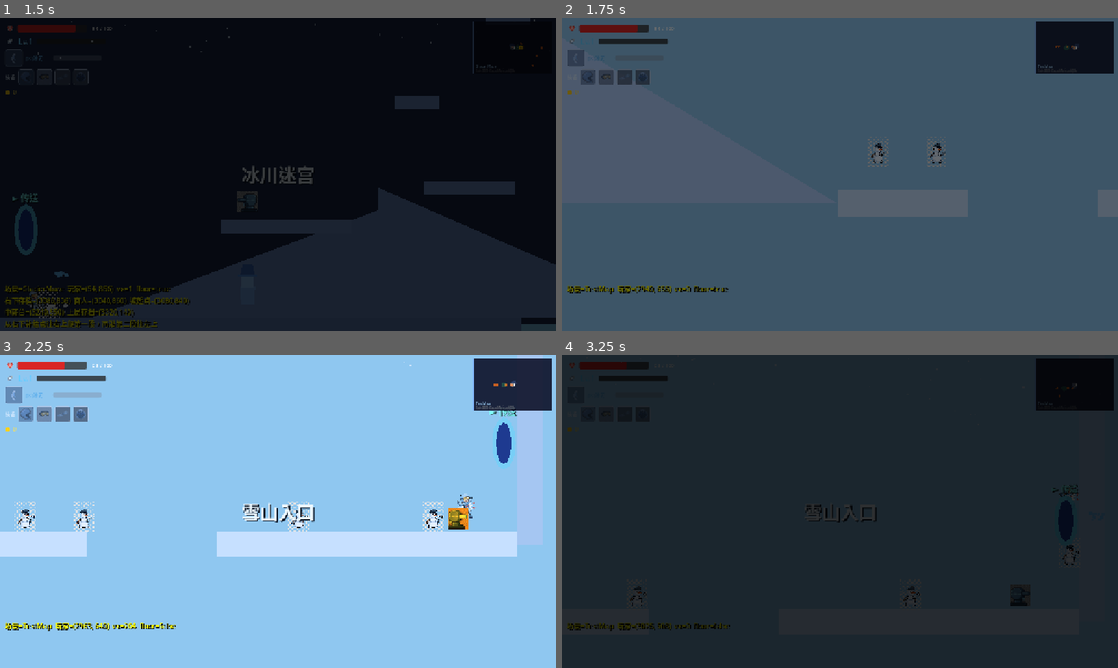
Above: before the commit, frames 1-4 (two rows, left to right).
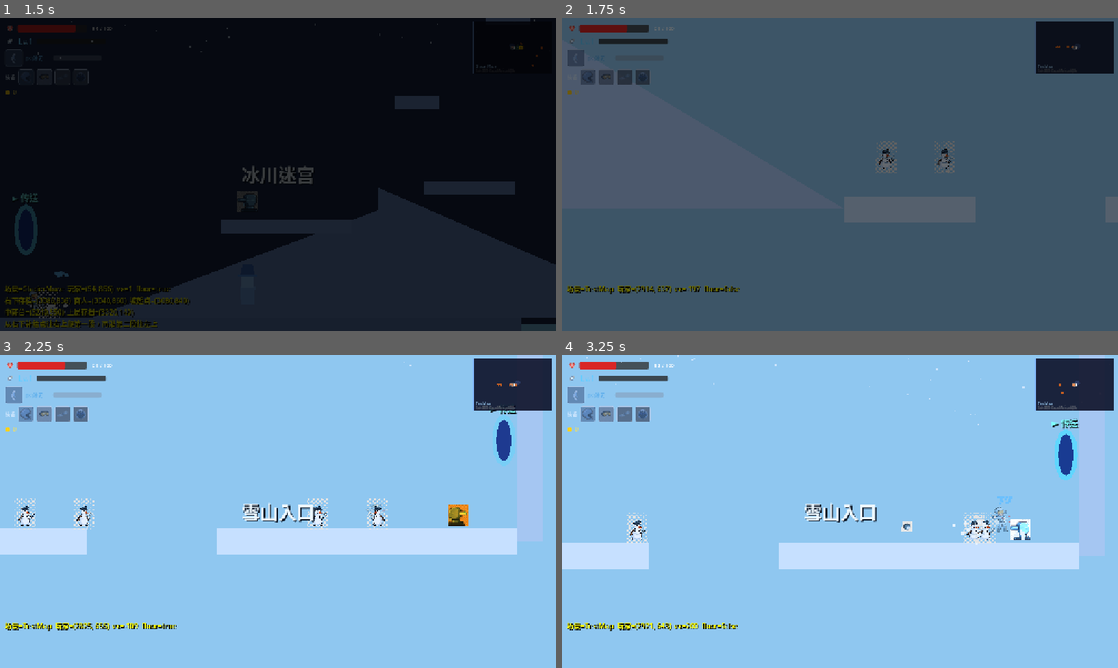
Above: after the commit, the same moments.

Repository: Phyll1s0/SKI-KNIGHT
Game: Godot game, scene res://scenes/maps/GlacierMaze.tscn
Two runs of this game, one before a commit and one after it. Both use one fixed random seed, a clock stepped at 60 frames per second and the inputs below. This scene is started directly instead of the project's main scene.
Inputs (mouse positions are in pixels of both pictures, inside the frame that each line leads up to):
- Up to frame 1 (1.5 s): tap Enter at 0.5 s; move the mouse to (400, 158) at 0.52 s; hold D (move_right) 0.53-1.28 s; tap J (attack) at 0.6, 1.35 s; click (400, 158) at 0.67 s; tap Space (jump) at 0.77 s; move the mouse to (166, 190) at 1.27 s; hold S (brake) from 1.28 s (still down)
- Up to frame 2 (1.75 s): keep holding S (brake); tap Space (jump) at 1.52 s
- Up to frame 3 (2.25 s): move the mouse to (333, 442) at 2.02 s; release S (brake) at 2.03 s; hold D (move_right) from 2.03 s (still down); tap F (interact) at 2.1 s
- Up to frame 4 (3.25 s): tap J (attack) at 2.3, 3.05 s; move the mouse to (812, 574) at 2.77 s; release D (move_right) at 2.78 s; hold Up from 2.78 s (still down); tap Backspace at 2.85 s; click (812, 574) at 2.92 s; tap Space (jump) at 3.02 s

Frame 1 is identical in both runs. In frame 2, 0.7% of the frame differs, in the area x 11-93%, y 2-88%; in frame 3, 2.8%; in frame 4, 100%, in the area x 0-100%, y 0-100%.

Commit message:
feat: add fall damage, add speed damage

Diff:
--- a/game/autoload/EquipmentManager.gd
+++ b/game/autoload/EquipmentManager.gd
@@ -100,6 +100,12 @@
 		1: return 0.30
 		_: return 0.0
 
+# 头盔：减少受击时的横向击退速度
+func knockback_received_multiplier() -> float:
+	match equipment_level[Slot.HELMET]:
+		1: return 0.5
+		_: return 1.0
+
 # 雪镜：攻击前向距离百分比加成
 func attack_range_bonus() -> float:
 	match equipment_level[Slot.GOGGLES]:
--- a/game/autoload/GameManager.gd
+++ b/game/autoload/GameManager.gd
@@ -5,11 +5,13 @@
 const _MAX_GOLD_STACKS: int = 5
 const BASE_PLAYER_MAX_HP: int = 100
 const BASE_PLAYER_ATTACK: int = 20
-const HP_PER_LEVEL: int = 10
+const HP_PER_LEVEL: int = 5
+const PREVIOUS_HP_PER_LEVEL: int = 10
 const LEGACY_BASE_PLAYER_ATTACK: int = 24
 const LEGACY_BASE_PLAYER_MAX_HP: int = 120
 const LEGACY_HP_PER_LEVEL: int = 12
 const BOSS_HIT_HEAL_RATIO: float = 0.03
+const LEVEL_UP_HEAL_RATIO: float = 0.10
 
 # ── Player persistent data ──────────────────────────────────
 var player_max_hp: int = BASE_PLAYER_MAX_HP
@@ -61,6 +63,9 @@
 func expected_max_hp_for_level(level: int) -> int:
 	return BASE_PLAYER_MAX_HP + max(level - 1, 0) * HP_PER_LEVEL
 
+func previous_expected_max_hp_for_level(level: int) -> int:
+	return BASE_PLAYER_MAX_HP + max(level - 1, 0) * PREVIOUS_HP_PER_LEVEL
+
 func expected_attack_for_level(level: int) -> int:
 	return BASE_PLAYER_ATTACK + max(level - 1, 0)
 
@@ -111,8 +116,8 @@
 func _apply_level_bonus() -> void:
 	player_max_hp = expected_max_hp_for_level(player_level)
 	player_attack = expected_attack_for_level(player_level)
-	# 升级恢复 30% 最大血量
-	var restore := int(player_max_hp * 0.3)
+	# 升级恢复当前最大血量的 10%，再额外补上本级新增的 5 点生命
+	var restore := int(player_max_hp * LEVEL_UP_HEAL_RATIO) + HP_PER_LEVEL
 	player_hp = min(player_hp + restore, player_max_hp)
 	hp_changed.emit(player_hp, player_max_hp)
 
--- a/game/autoload/SaveSystem.gd
+++ b/game/autoload/SaveSystem.gd
@@ -57,7 +57,8 @@
 	GameManager.player_max_hp  = data.get("player_max_hp", GameManager.BASE_PLAYER_MAX_HP)
 	GameManager.player_hp      = data.get("player_hp",     GameManager.player_max_hp)
 	var legacy_max_hp: int = GameManager.legacy_expected_max_hp_for_level(GameManager.player_level)
-	if GameManager.player_max_hp == legacy_max_hp:
+	var previous_max_hp: int = GameManager.previous_expected_max_hp_for_level(GameManager.player_level)
+	if GameManager.player_max_hp == legacy_max_hp or GameManager.player_max_hp == previous_max_hp:
 		GameManager.player_max_hp = GameManager.expected_max_hp_for_level(GameManager.player_level)
 		GameManager.player_hp = min(GameManager.player_hp, GameManager.player_max_hp)
 	var legacy_attack: int = GameManager.legacy_expected_attack_for_level(GameManager.player_level)
--- a/game/scenes/maps/GlacierMaze.tscn
+++ b/game/scenes/maps/GlacierMaze.tscn
@@ -147,6 +147,7 @@
 script = ExtResource("2")
 camera_limit_right = 3400
 area_title = "冰川迷宫"
+drop_equipment_on_death = true
 
 ; ── Background（冰川迷宫：深蓝冰穴）─────────────────────────────────────
 [node name="Background" type="CanvasLayer" parent="."]
--- a/game/scenes/maps/TestMap.tscn
+++ b/game/scenes/maps/TestMap.tscn
@@ -52,18 +52,19 @@
 ;
 ;  x=0──900   Zone1 Tutorial   : flat ground, slope, 2 enemies
 ;  x=900──1080               PIT 1 (180px) — normal jump clears it
-;  x=1080─1280  Zone2 Post-pit : guard IceTurret on ledge, SavePoint
+;  x=1080─1280  Zone2 Post-pit : guard IceTurret on ledge
 ;  x=1280─1680  Mountain Left  : slope going UP-right (decelerate)
 ;  x=1680─2180  Mountain Right : ski slope going DOWN-right (accelerate)
 ;  x=2180─2380  Flat after ski : enemies at high speed
 ;  x=2380─2580               PIT 2 (200px) — needs momentum jump
-;  x=2580─3040  Zone3 Final    : 2 enemies, Turret, SavePoint, Portal
+;  x=2580─3040  Zone3 Final    : 2 enemies, Turret, Portal
 ; ══════════════════════════════════════════════════════════════════
 
 ; ── Root ────────────────────────────────────────────────────────────────
 [node name="TestMap" type="Node2D"]
 script = ExtResource("2")
 area_title = "雪山入口"
+drop_equipment_on_death = true
 
 ; ── Background（雪山入口：晴空蓝白）─────────────────────────────────────
 [node name="Background" type="CanvasLayer" parent="."]
@@ -203,10 +204,6 @@
 [node name="TurretGuard" parent="." instance=ExtResource("5")]
 position = Vector2(1110, 514)
 
-; SavePoint 2 — before mountain
-[node name="SavePoint2" parent="." instance=ExtResource("9")]
-position = Vector2(1200, 660)
-
 ; ════════════════════════════════════════════════════════════════════════
 ;  MOUNTAIN  (x=1280–2180)
 ;  Left face: slope UPHILL going right   → player decelerates
@@ -295,10 +292,6 @@
 
 [node name="Turret2" parent="." instance=ExtResource("5")]
 position = Vector2(2950, 668)
-
-; SavePoint 3 — before final challenge
-[node name="SavePoint3" parent="." instance=ExtResource("9")]
-position = Vector2(2630, 660)
 
 ; Portal → Glacier Maze
 [node name="PortalToGlacier" parent="." instance=ExtResource("7")]
--- a/game/scripts/enemies/IceTurret.gd
+++ b/game/scripts/enemies/IceTurret.gd
@@ -10,6 +10,7 @@
 @export var attack_damage: int = 15
 @export var fire_interval: float = 1.65   # 发射间隔（秒）
 @export var detect_range: float = 380.0  # 探测距离
+@export var contact_cooldown: float = 0.8
 @export var exp_reward: int = 20
 @export var gold_min: int = 1
 @export var gold_max: int = 2
@@ -29,8 +30,10 @@
 var _player: CharacterBody2D = null
 var _charging: bool = false
 var _charge_timer: float = 0.0
+var _contact_timer: float = 0.0
 
 @onready var sprite: Sprite2D = $Sprite2D
+@onready var body_collision: CollisionShape2D = $CollisionShape2D
 @onready var detect_area: Area2D = $DetectArea
 @onready var muzzle: Marker2D = $Muzzle
 
@@ -56,6 +59,7 @@
 func _process(delta: float) -> void:
 	if _is_dead:
 		return
+	_contact_timer = max(_contact_timer - delta, 0.0)
 
 	# 保底玩家检测
 	if not is_instance_valid(_player):
@@ -63,6 +67,7 @@
 			if global_position.distance_to(node.global_position) <= detect_range:
 				_player = node
 				break
+	_check_contact_damage()
 
 	# 充能计时中
 	if _charging:
@@ -78,6 +83,29 @@
 		if dist <= detect_range:
 			_start_charge()
 			_fire_timer = fire_interval
+
+func _check_contact_damage() -> void:
+	if _contact_timer > 0.0 or _is_dead or not is_instance_valid(_player):
+		return
+	if _is_player_touching_body():
+		_player.take_damage(attack_damage, global_position, "冰球炮台碰撞")
+		_contact_timer = contact_cooldown
+
+func _is_player_touching_body() -> bool:
+	var player_half_extents: Vector2 = _get_body_half_extents(_player.get_node_or_null("CollisionShape2D") as CollisionShape2D, Vector2(14.0, 24.0))
+	var turret_half_extents: Vector2 = _get_body_half_extents(body_collision, Vector2(18.0, 18.0))
+	var offset: Vector2 = _player.global_position - global_position
+	return absf(offset.x) <= turret_half_extents.x + player_half_extents.x and absf(offset.y) <= turret_half_extents.y + player_half_extents.y
+
+func _get_body_half_extents(collision: CollisionShape2D, fallback: Vector2) -> Vector2:
+	if collision == null or collision.shape == null:
+		return fallback
+	if collision.shape is RectangleShape2D:
+		return (collision.shape as RectangleShape2D).size * 0.5
+	if collision.shape is CircleShape2D:
+		var radius: float = (collision.shape as CircleShape2D).radius
+		return Vector2(radius, radius)
+	return fallback
 
 func _start_charge() -> void:
 	# 充能：变橙预警色
--- a/game/scripts/player/Player.gd
+++ b/game/scripts/player/Player.gd
@@ -425,7 +425,7 @@
 	# Knockback away from damage source
 	if hit_source_position != Vector2.ZERO:
 		var dir: float = sign(global_position.x - hit_source_position.x)
-		velocity.x = dir * knockback_force
+		velocity.x = dir * knockback_force * EquipmentManager.knockback_received_multiplier()
 		velocity.y = -200.0
 
 	# Blink effect
@@ -488,8 +488,7 @@
 	var current_scene: Node = get_tree().current_scene
 	if current_scene == null:
 		return false
-	var scene_path := String(current_scene.scene_file_path)
-	return scene_path == "res://scenes/maps/GlacierMaze.tscn" or current_scene.name == "GlacierMaze"
+	return bool(current_scene.get("drop_equipment_on_death"))
 
 func _drop_equipped_items(fell_into_pit: bool) -> void:
 	var items := EquipmentManager.get_equipped_items()
--- a/game/scripts/systems/BaseMap.gd
+++ b/game/scripts/systems/BaseMap.gd
@@ -14,6 +14,7 @@
 @export var camera_limit_right: int = -1
 @export var enemy_stage_multiplier: int = 1
 @export var area_title: String = ""
+@export var drop_equipment_on_death: bool = false
 
 var _player: CharacterBody2D = null
 var _cold_timer: float = 0.0
--- a/game/scripts/systems/EquipmentPickup.gd
+++ b/game/scripts/systems/EquipmentPickup.gd
@@ -13,6 +13,7 @@
 
 var _can_pickup: bool = true
 var _collected: bool = false
+var _require_player_reenter: bool = false
 
 func _ready() -> void:
 	add_to_group("equipment_pickup")
@@ -26,6 +27,8 @@
 		label_text = EquipmentManager.get_label_text(eq_slot, level)
 	if runtime_drop and pickup_delay <= 0.0:
 		pickup_delay = 0.45
+	if runtime_drop and _is_any_player_within_pickup_radius():
+		_require_player_reenter = true
 	_sync_visuals()
 	if pickup_delay > 0.0:
 		_set_pickup_enabled(false)
@@ -50,7 +53,12 @@
 	var player: Node = players[0]
 	if not (player is Node2D):
 		return
-	if global_position.distance_to((player as Node2D).global_position) <= 40.0:
+	var distance_to_player: float = global_position.distance_to((player as Node2D).global_position)
+	if runtime_drop and _require_player_reenter:
+		if distance_to_player <= 40.0:
+			return
+		_require_player_reenter = false
+	if distance_to_player <= 40.0:
 		_try_collect(player)
 
 func _sync_visuals() -> void:
@@ -82,10 +90,18 @@
 	set_deferred("monitoring", enabled)
 	set_deferred("monitorable", enabled)
 
+func _is_any_player_within_pickup_radius() -> bool:
+	for node in get_tree().get_nodes_in_group("player"):
+		if node is Node2D and global_position.distance_to((node as Node2D).global_position) <= 40.0:
+			return true
+	return false
+
 func _try_collect(body: Node) -> void:
 	if _collected or not _can_pickup:
 		return
 	if runtime_drop and (GameManager.death_retry_pending or SceneManager.is_transitioning()):
+		return
+	if runtime_drop and _require_player_reenter:
 		return
 	if not body.is_in_group("player"):
 		return
@@ -99,4 +115,5 @@
 		EquipmentManager.equip(eq_slot, level)
 	if runtime_drop and not drop_id.is_empty():
 		GameManager.remove_pending_equipment_drop(drop_id)
+		SaveSystem.save()
 	queue_free()
--- a/game/scripts/systems/TestMap.gd
+++ b/game/scripts/systems/TestMap.gd
@@ -1,4 +1,27 @@
 extends "res://scripts/systems/BaseMap.gd"
 
+const _REMOVED_SAVEPOINT_XS: Array[float] = [1200.0, 2630.0]
+const _REMOVED_SAVEPOINT_TOLERANCE: float = 96.0
+const _SAFE_RESPAWN_Y: float = 656.0
+
 func _ready() -> void:
+	_correct_removed_savepoint2_respawn_if_needed()
 	super._ready()
+
+func _correct_removed_savepoint2_respawn_if_needed() -> void:
+	if not _is_removed_savepoint2_respawn(GameManager.respawn_position):
+		return
+	GameManager.respawn_position = _get_safe_respawn_after_removed_savepoint2()
+	SaveSystem.save()
+
+func _is_removed_savepoint2_respawn(respawn_position: Vector2) -> bool:
+	for savepoint_x in _REMOVED_SAVEPOINT_XS:
+		if absf(respawn_position.x - savepoint_x) <= _REMOVED_SAVEPOINT_TOLERANCE:
+			return true
+	return false
+
+func _get_safe_respawn_after_removed_savepoint2() -> Vector2:
+	var save_point := get_node_or_null("SavePoint1") as Node2D
+	if save_point != null:
+		return Vector2(save_point.global_position.x, _SAFE_RESPAWN_Y)
+	return Vector2(200.0, _SAFE_RESPAWN_Y)
Not shown, changed: .gitignore
Not shown, changed: player.md
